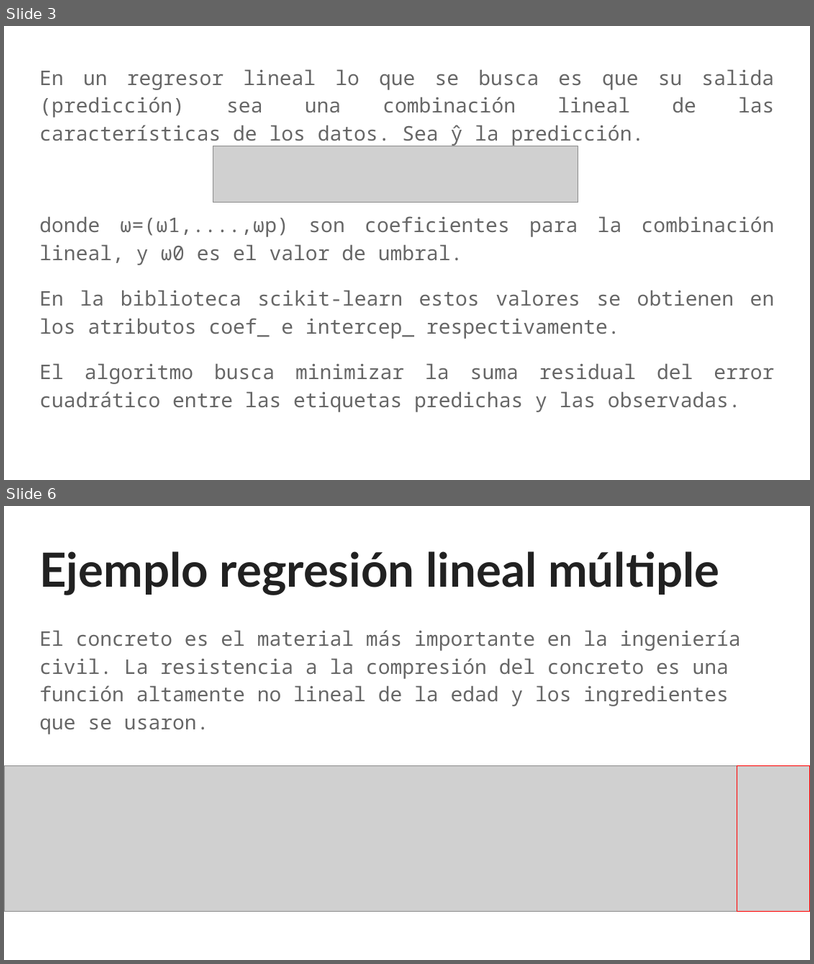
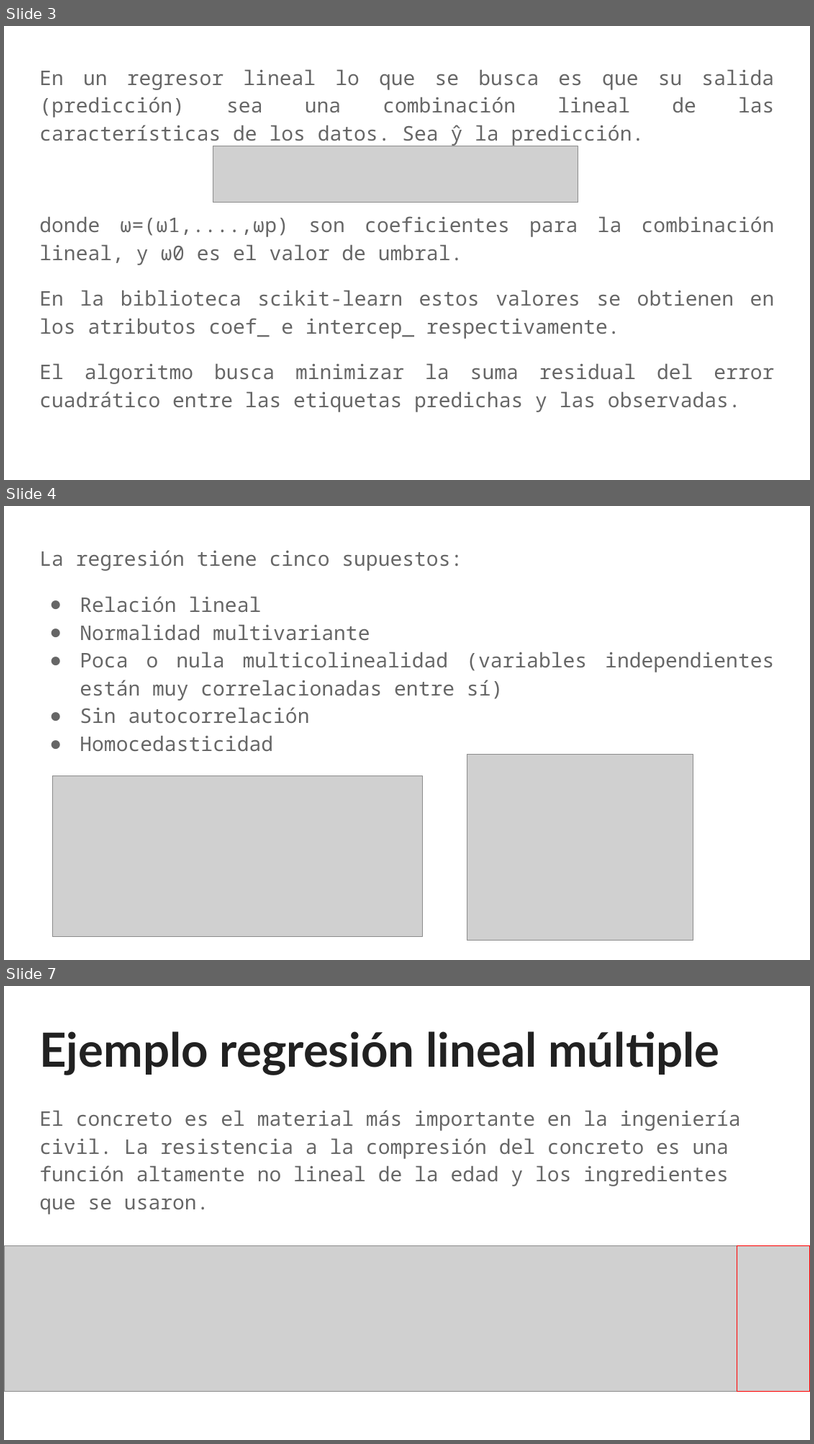
Before and after one commit to sainosmichelle/sainosmichelle.github.io, a slide deck: assets/files/Tema6/reg_lin/6.1 Regresion.pptx. Shown one above the other, each under a label of ours: slides 3 and 6 before the commit, slides 3, 4 and 7 after it; the slides between them are not shown. The pictures are 814x964 and 814x1444 pixels, drawn with LibreOffice and Linux fonts; fonts in the diff are those of the drawing; grey boxes stand for pictures. Boxes give left, top, right and bottom in pixels: in the first picture for what was removed or moved away, otherwise in the second. Text is boxed around its words. In the diff, an @@ line names an element or a change of style, - is before the commit and + after.

```diff
--- a/assets/files/Tema6/reg_lin/6.1 Regresion.pptx
+++ b/assets/files/Tema6/reg_lin/6.1 Regresion.pptx
@@ slide 4 added at (x1=4, y1=506, x2=810, y2=960), background #FFFFFF @@
@@ text added at (x1=39, y1=550, x2=774, y2=752), 18 pt, text #666666 @@
+La regresión tiene cinco supuestos:
+● Relación lineal
+● Normalidad multivariante
+● Poca o nula multicolinealidad (variables independientes están muy correlacionadas entre sí)
+● Sin autocorrelación
+● Homocedasticidad
@@ picture added at (x1=468, y1=754, x2=694, y2=940) @@
@@ picture added at (x1=52, y1=776, x2=422, y2=937) @@
@@ what was slide 6 is now slide 7 @@
```
Also in this commit, not shown: 2 slides changed, 2 other slides added, 2 slides removed, 8 other files.
